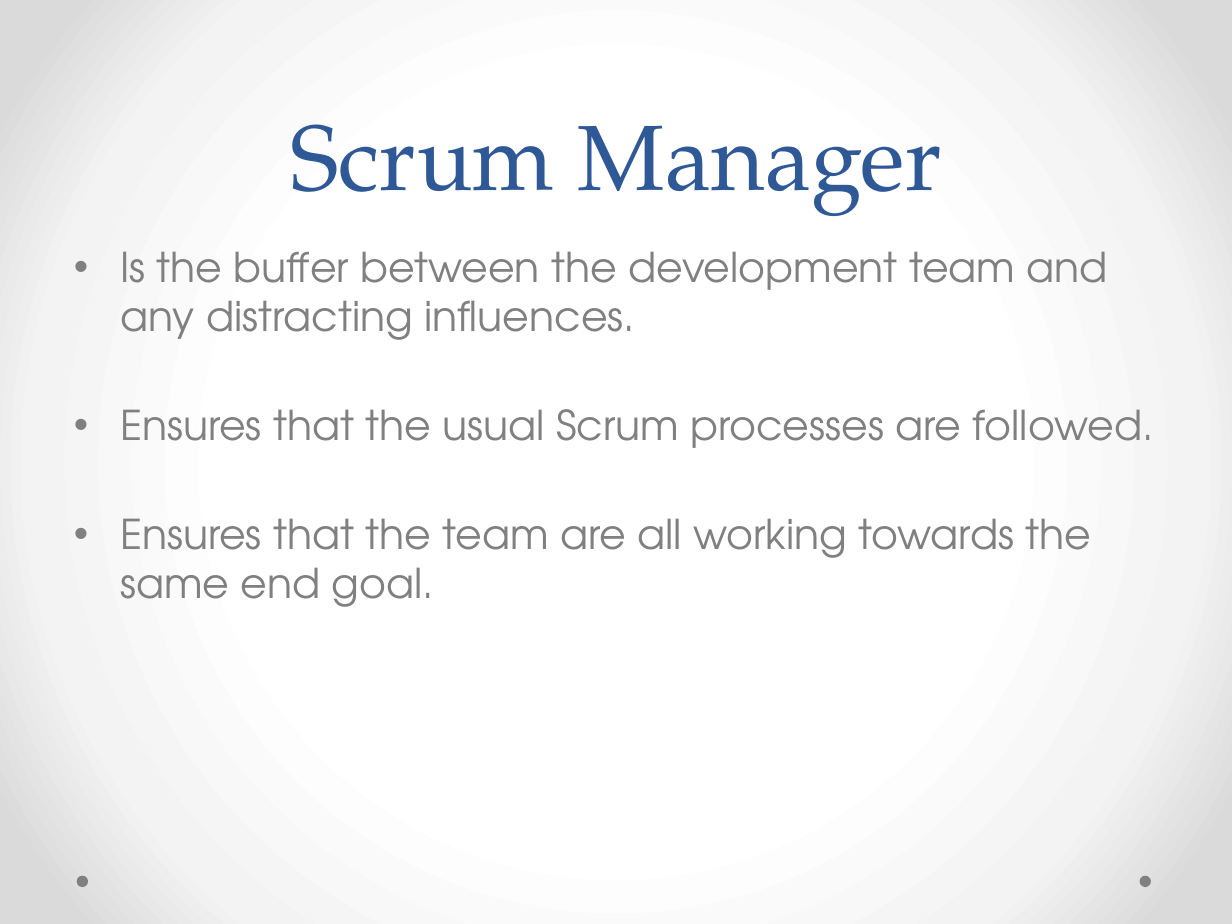
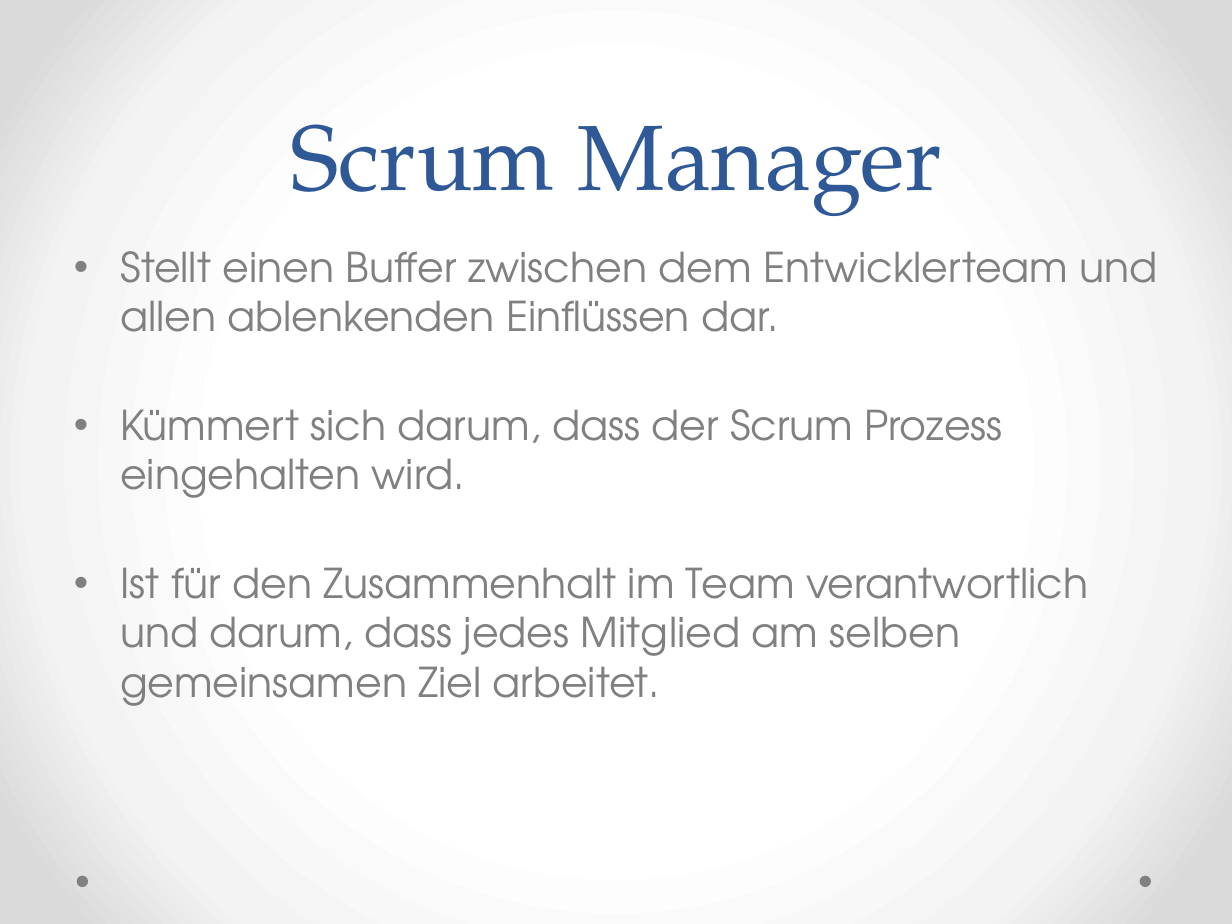
Before and after one commit to Medardus2004/ScrumPresentation, a slide deck: slide 9 of Scrum.pptx (slide 6 before the commit). Drawn at 1232x924 pixels with LibreOffice and Linux fonts; fonts in the diff are those of the drawing. Boxes give left, top, right and bottom in pixels: in the first picture for what was removed or moved away, otherwise in the second. Text is boxed around its words. In the diff, an @@ line names an element or a change of style, - is before the commit and + after.

Commit message:
ScrumPresentation halb deutsch

```diff
--- a/Scrum.pptx
+++ b/Scrum.pptx
@@ text at [120,251,1158,706]: text changed @@
-• Is the buffer between the development team and any distracting influences.
-• Ensures that the usual Scrum processes are followed.
-• Ensures that the team are all working towards the same end goal.
+• Stellt einen Buffer zwischen dem Entwicklerteam und allen ablenkenden Einflüssen dar.
+• Kümmert sich darum, dass der Scrum Prozess eingehalten wird.
+• Ist für den Zusammenhalt im Team verantwortlich und darum, dass jedes Mitglied am selben gemeinsamen Ziel arbeitet.
```
Also in this commit, not shown: 7 other slides changed, 9 slides added, 1 slide removed, 6 other files.
